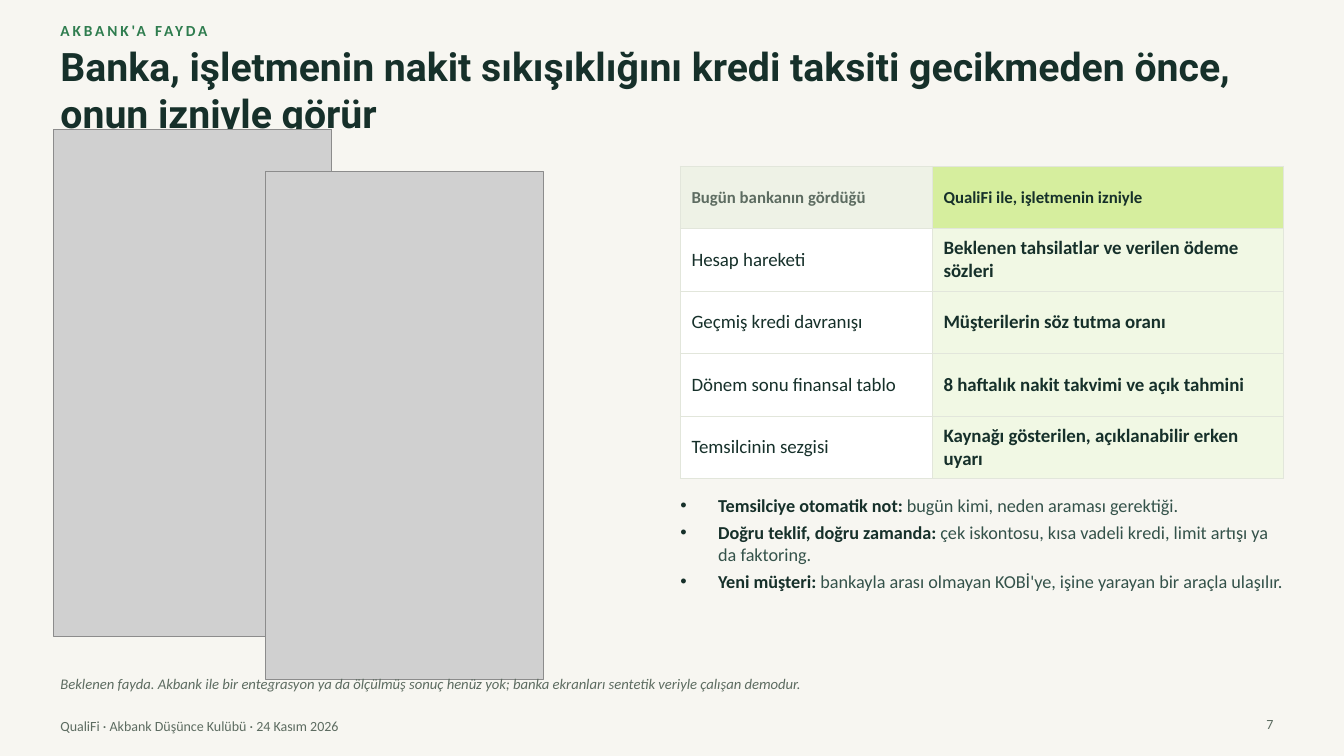
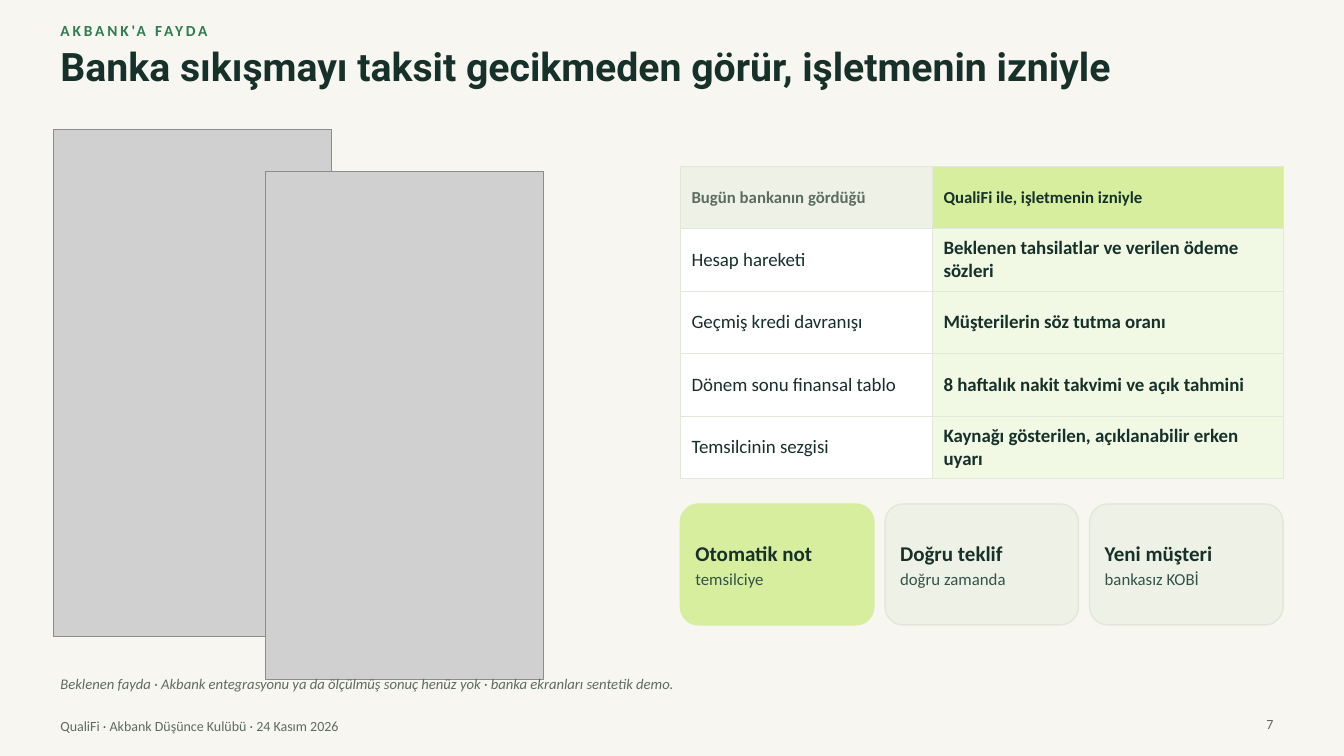
Before and after one commit to Talhaguler1/qualifi-41598058, a slide deck: slide 7 of marketing/presentation-2026-11-24/QualiFi-final-sunum.pptx. Drawn at 1344x756 pixels with LibreOffice and Linux fonts; fonts in the diff are those of the drawing; grey boxes stand for pictures. Boxes give left, top, right and bottom in pixels: in the first picture for what was removed or moved away, otherwise in the second. Text is boxed around its words. In the diff, an @@ line names an element or a change of style, - is before the commit and + after.

```diff
--- a/marketing/presentation-2026-11-24/QualiFi-final-sunum.pptx
+++ b/marketing/presentation-2026-11-24/QualiFi-final-sunum.pptx
@@ text at bbox=[60, 51, 1111, 90]: text changed @@
-Banka, işletmenin nakit sıkışıklığını kredi taksiti gecikmeden önce, onun izniyle görür
+Banka sıkışmayı taksit gecikmeden görür, işletmenin izniyle
@@ rounded rectangle added at bbox=[681, 504, 874, 625], fill #D6EE9E, outline #D6EE9E 1 pt @@
@@ text removed at bbox=[718, 499, 1282, 591] @@
-• Temsilciye otomatik not: bugün kimi, neden araması gerektiği.
-• Doğru teklif, doğru zamanda: çek iskontosu, kısa vadeli kredi, limit artışı ya da faktoring.
-• Yeni müşteri: bankayla arası olmayan KOBİ'ye, işine yarayan bir araçla ulaşılır.
@@ rounded rectangle added at bbox=[885, 504, 1079, 625], fill #EEF2E6, outline #E2E6DB 1 pt @@
@@ rounded rectangle added at bbox=[1090, 504, 1284, 625], fill #EEF2E6, outline #E2E6DB 1 pt @@
@@ text added at bbox=[695, 546, 812, 588], 15 pt, text #16302A, bold @@
+Otomatik not
+temsilciye
@@ text added at bbox=[900, 546, 1005, 588], 12 pt, text #34524A @@
+Doğru teklif
+doğru zamanda
@@ text added at bbox=[1105, 546, 1213, 585], 12 pt, text #34524A @@
+Yeni müşteri
+bankasız KOBİ
@@ text at bbox=[60, 676, 673, 692]: text changed @@
-Beklenen fayda. Akbank ile bir entegrasyon ya da ölçülmüş sonuç henüz yok; banka ekranları sentetik veriyle çalışan demodur.
+Beklenen fayda · Akbank entegrasyonu ya da ölçülmüş sonuç henüz yok · banka ekranları sentetik demo.
```
Also in this commit, not shown: 9 other slides changed, 1 slide added, 1 slide removed, 8 other files.
